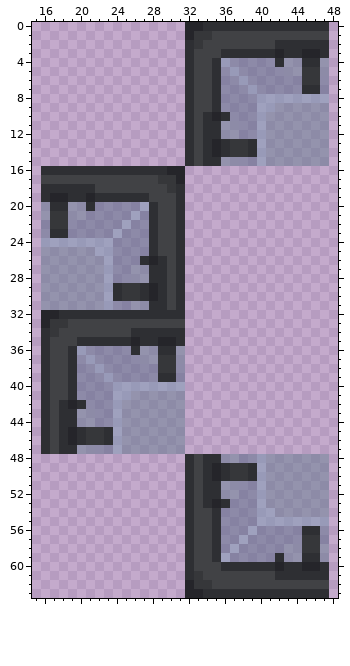
A pixel-art sprite gets an edit: Resources/Textures/Structures/Windows/reinforced_window.rsi/rwindow2.png. The picture above was drawn from the file before the commit.
The file is 64x64 pixels. Shown: x 15..48, y 0..63.
New version:
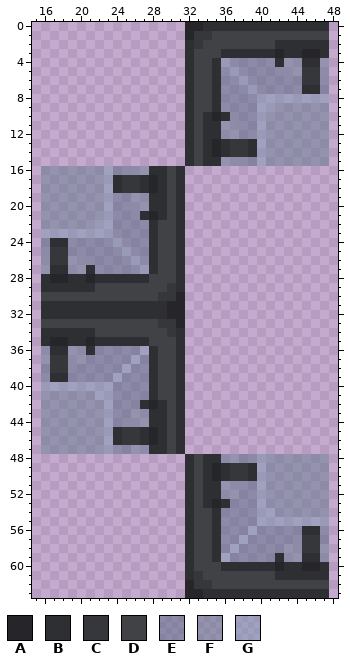
Palette (. is transparent): A #25252a  B #2e2f33  C #36373a  D #414245  E #51668179  F #5f798b79  G #7797af79
From old to new:
y 16: x 16..27 BBBBBBBBBBBB -> FFFFFFFGEEFF; x 30..31 AA -> DB
y 17: x 16..31 DDDDDDDDDDDDDCCA -> FFFFFFFGBCCBABDB
y 18: x 16..30 BBBBBBDDDDDDDDC -> FFFFFFFGBCCBABD
y 19: x 16..29 BAABBABBBBBBDD -> FFFFFFFGEEFFBB
y 20: x 17..18 BB -> FF; x 21..23 BEE -> FFG; x 26..27 EG -> FF; x 29 D -> B
y 21: x 17..18 CC -> FF; x 21..23 EEE -> FFG; x 26..29 GEBD -> EBAB
y 22: x 16..23 ECCEEEEE -> FFFFFFGG; x 25 G -> E
y 23: x 16..24 EBBEEEEEG -> GGGGGGGGE
y 24: x 16..24 GGGGGGGGE -> EBBEEEEEG
y 25: x 16..23 FFFFFFGG -> ECCEEEEE; x 25 E -> G
y 26: x 17..18 FF -> CC; x 21..23 FFG -> EEE; x 26..29 EBAB -> GEBD
y 27: x 17..18 FF -> BB; x 21..23 FFG -> BEE; x 26..27 FF -> EG; x 29 B -> D
y 28: x 16..29 FFFFFFFGEEFFBB -> BAABBABBBBBBDD
y 29: x 16..30 FFFFFFFGBCCBABD -> BBBBBBDDDDDDDDC
y 30: x 16..31 FFFFFFFGBCCBABDB -> DDDDDDDDDDDDDCCA
y 31: x 16..27 FFFFFFFGEEFF -> BBBBBBBBBBBB; x 30..31 DB -> AA
y 32: x 16..17 AA -> BB; x 30..31 BB -> AA
y 33: x 16..18 ACC -> DDD; x 29..31 DDD -> CCA
y 34: x 17..21 CDDDD -> BBBBB; x 26..30 BBBBB -> DDDDC
y 35: x 17..19 DDD -> AAB; x 21 B -> A; x 26 A -> B; x 28..30 BAA -> DDD
y 36: x 16..21 BDDBGE -> FBBFFB; x 26..31 BFFBBF -> EGBDDB
y 37: x 16..21 BDDBEG -> FCCFFE; x 26..31 EFFCCF -> GEBDDB
y 38: x 16..19 BDDB -> ECCE; x 22 G -> E; x 25 E -> G; x 28..31 ECCE -> BDDB
y 39: x 16..19 BDDB -> EBBE; x 23..24 GE -> EG; x 28..31 EBBE -> BDDB
y 40: x 16..31 BDDBEEEEGGGGGGGG -> GGGGGGGGEEEEBDDB
y 41: x 16..31 BDDBEEEEGGFFFFFF -> FFFFFFGGEEEEBDDB
y 42: x 16..31 BDBABEEEGFFFFFFF -> FFFFFFFGEEEBABDB
y 43..44: x 16..19 BDBB -> FFFF; x 22..25 EEGF -> FGEE; x 28..31 FFFF -> BBDB
y 45..46: x 16..31 BDBABCCBGFFFFFFF -> FFFFFFFGBCCBABDB
y 47: x 16..19 BDBB -> FFFF; x 22..25 EEGF -> FGEE; x 28..31 FFFF -> BBDB
